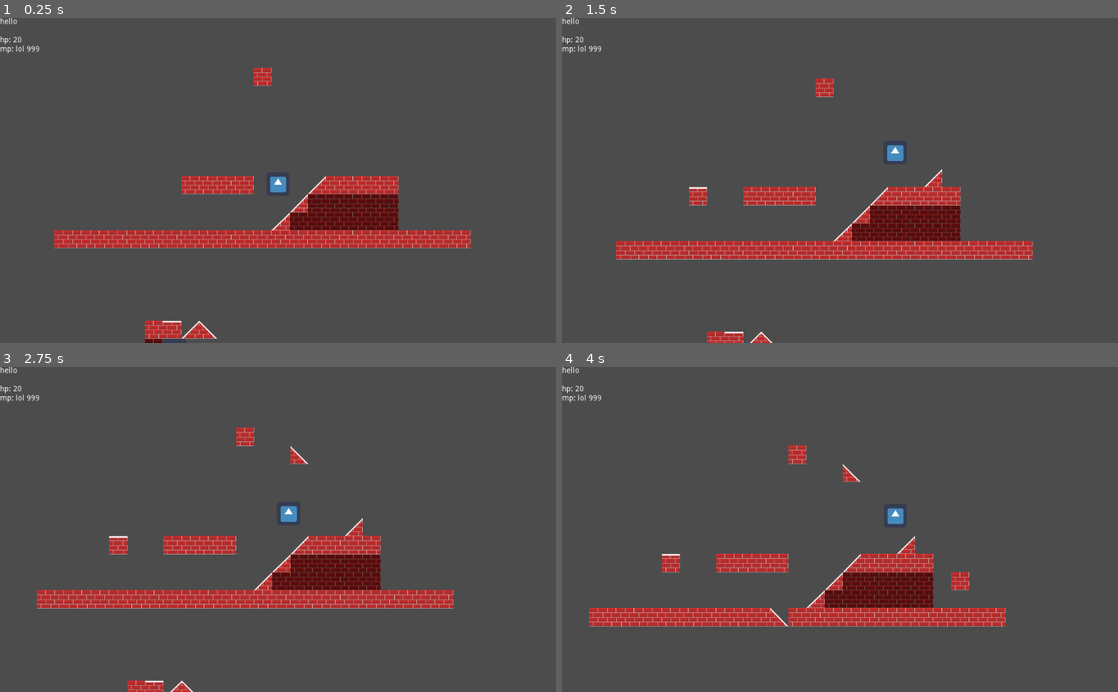
Above: before the commit, frames 1-4 (two rows, left to right).
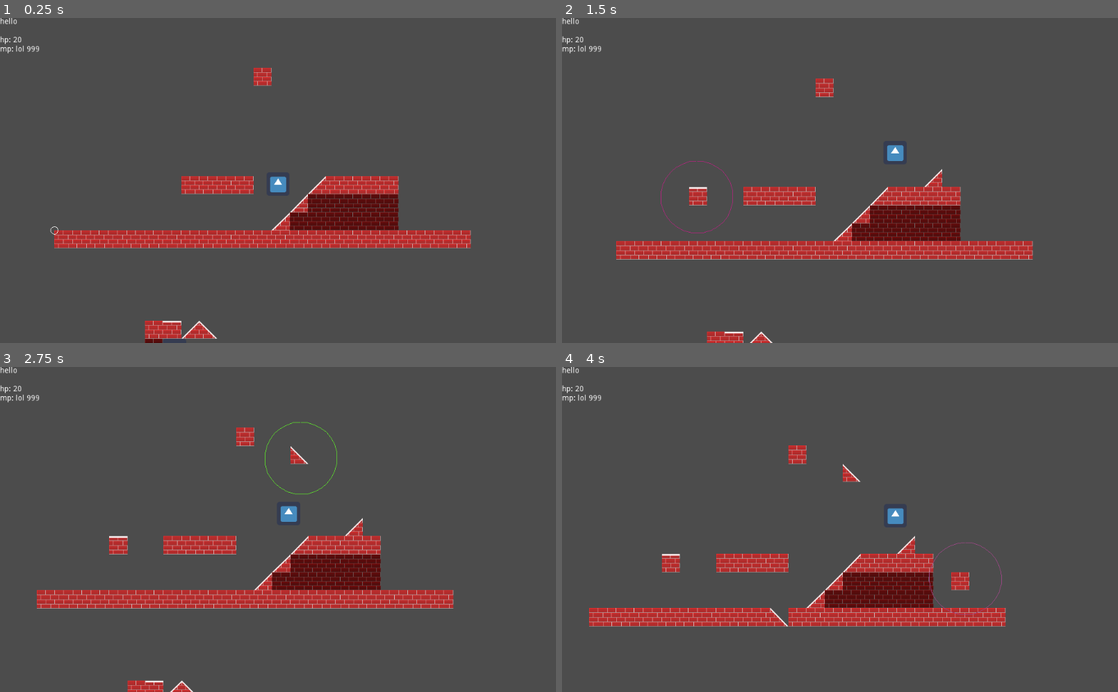
Above: after the commit, the same moments.

Repository: HenryFBP/2d-godot-game
Game: Godot game, scene res://main.tscn
Same seed, same stepped clock (60 frames per second), same inputs: the game is played once before the commit and once after it. The engine's default icon, where the game draws it, is replaced by a stand-in: a white triangle on a blue panel in a dark square.
Inputs (mouse positions are in pixels of both pictures, inside the frame that each line leads up to):
- Up to frame 1 (0.25 s): no input
- Up to frame 2 (1.5 s): tap Enter at 0.5 s; move the mouse to (962, 164) at 0.52 s; press the mouse at (962, 164) at 0.53 s; hold D (player_right) from 0.53 s (still down); tap Space (player_jump) at 0.77 s; move the mouse to (728, 196) at 1.27 s; release the mouse at (728, 196) at 1.28 s; click (728, 196) at 1.35 s
- Up to frame 3 (2.75 s): tap Space (player_jump) at 1.52 s; move the mouse to (333, 458) at 2.02 s; release D (player_right) at 2.03 s; press the mouse at (333, 458) at 2.03 s; hold A (player_left) from 2.03 s (still down)
- Up to frame 4 (4 s): move the mouse to (812, 594) at 2.77 s; release A (player_left) at 2.78 s; release the mouse at (812, 594) at 2.78 s; hold D (player_right) from 2.78 s (still down); click (812, 594) at 2.85 s; tap Space (player_jump) at 3.02, 3.77 s; move the mouse to (1006, 578) at 3.52 s; press the mouse at (1006, 578) at 3.53 s

The runs differ from the first frame. In frame 1, less than 0.1% of the frame differs, in the area x 9-11%, y 64-67%; in frame 2, 0.1%; in frame 3, 0.1%, in the area x 47-61%, y 16-40%; in frame 4, less than 0.1%.

Commit message:
add circle drawer for debug purposes

Diff:
--- a/GUI.tscn
+++ b/GUI.tscn
@@ -15,14 +15,15 @@
 anchor_top = 0.0
 anchor_right = 0.0
 anchor_bottom = 0.0
-margin_right = 40.0
-margin_bottom = 40.0
+margin_right = 1020.0
+margin_bottom = 590.0
 rect_pivot_offset = Vector2( 0, 0 )
 rect_clip_content = false
 mouse_filter = 0
 mouse_default_cursor_shape = 0
 size_flags_horizontal = 1
 size_flags_vertical = 1
+_sections_unfolded = [ "Anchor", "Grow Direction", "Rect" ]
 
 [node name="Label" type="Label" parent="Control" index="0"]
 
--- a/main.tscn
+++ b/main.tscn
@@ -1,10 +1,11 @@
-[gd_scene load_steps=7 format=2]
+[gd_scene load_steps=8 format=2]
 
 [ext_resource path="res://src/player.gd" type="Script" id=1]
 [ext_resource path="res://icon.png" type="Texture" id=2]
 [ext_resource path="res://GUI.tscn" type="PackedScene" id=3]
 [ext_resource path="res://tilesets/tileset.tres" type="TileSet" id=4]
 [ext_resource path="res://src/TileMap.gd" type="Script" id=5]
+[ext_resource path="res://src/CanvasLayer.gd" type="Script" id=6]
 
 [sub_resource type="RectangleShape2D" id=1]
 
@@ -12,7 +13,7 @@
 extents = Vector2( 10, 10 )
 _sections_unfolded = [ "Resource" ]
 
-[node name="Root" type="Node"]
+[node name="Root" type="Node" index="0"]
 
 _sections_unfolded = [ "Transform", "Visibility", "collision" ]
 
@@ -86,4 +87,9 @@
 format = 1
 tile_data = PoolIntArray( -589813, 0, 0, -196601, 0, 0, -196600, 0, 0, -196599, 0, 0, -196598, 0, 0, -196594, 2, 0, -19 …(465 unchanged characters)…
 script = ExtResource( 5 )
-_sections_unfolded = [ "Cell", "Collision", "Material", "Transform", "Visibility", "Z Index" ]
+_sections_unfolded = [ "Collision", "Material", "Occluder", "Transform", "Visibility", "Z Index" ]
+
+[node name="Node2D" type="Node2D" parent="TileMap" index="0"]
+
+script = ExtResource( 6 )
+_sections_unfolded = [ "Transform", "Visibility", "Z Index" ]
--- /dev/null
+++ b/src/CanvasLayer.gd
@@ -0,0 +1,40 @@
+extends Node2D
+
+# class member variables go here, for example:
+# var a = 2
+# var b = "textvar"
+
+var center = Vector2(0, 0)
+var radius = 10
+var angle_from = 0.01
+var angle_to = 360.0
+var color = Color(1.0, 1.0, 1.0)
+
+func _ready():
+	# Called when the node is added to the scene for the first time.
+	# Initialization here
+	pass
+
+func draw_circle_arc(center, radius, angle_from, angle_to, color):
+	self.center = center
+	self.radius = radius
+	self.angle_from = angle_from
+	self.angle_to = angle_to
+	self.color = color
+
+
+func _draw():
+
+    var nb_points = 32
+    var points_arc = PoolVector2Array()
+
+    for i in range(nb_points+1):
+        var angle_point = deg2rad(angle_from + i * (angle_to-angle_from) / nb_points - 90)
+        points_arc.push_back(center + Vector2(cos(angle_point), sin(angle_point)) * radius)
+
+    for index_point in range(nb_points):
+        draw_line(points_arc[index_point], points_arc[index_point + 1], color)
+
+
+func _process(delta):
+	update()
--- a/src/TileMap.gd
+++ b/src/TileMap.gd
@@ -33,20 +33,18 @@
 	self.tile_set.create_tile(10)
 	self.tile_set.tile_set_texture(10, load("res://icon.png"))
 
-	var sb = StaticBody2D.new() # TODO this doesn't work, no collision...
+	var shape = ConvexPolygonShape2D.new()
 
-	var shape = CollisionPolygon2D.new()
-	shape.polygon = PoolVector2Array([ Vector2(32, 32),
-		Vector2(32, -32),
-		Vector2(-32, -32),
-		Vector2(-32, 32),])
+	shape.set_point_cloud(PoolVector2Array([[-32,32], [32,-32], [32,-32], [32,32]]))
 
-	sb.add_child(shape)
+	var trans = Transform2D()
 
+	trans.x = Vector2(1, 0)
+	trans.y = Vector2(0, 1)
 
-	self.tile_set.tile_set_shape(10, 1, sb)
+	self.tile_set.tile_add_shape(10, shape, trans, false)
 
-	pass
+	return
 
 func _ready():
 	# Called when the node is added to the scene for the first time.
@@ -69,6 +67,9 @@
 
 		var wloc = self.world_to_map(mloc)
 
+		self.get_node("Node2D").draw_circle_arc(mloc, 100, 0, 359,
+			Color(rand_range(0.0, 1.0), rand_range(0.0, 1.0), rand_range(0.0, 1.0)))
+
 		randomize_cell(wloc)
 
 	if event is InputEventMouseMotion:
--- a/tilesets/tileset.tres
+++ b/tilesets/tileset.tres
@@ -99,3 +99,4 @@
 "shape": SubResource( 5 ),
 "shape_transform": Transform2D( 1, 0, 0, 1, 1.52588e-005, 3.8147e-006 )
 } ]
+_sections_unfolded = [ "2" ]
